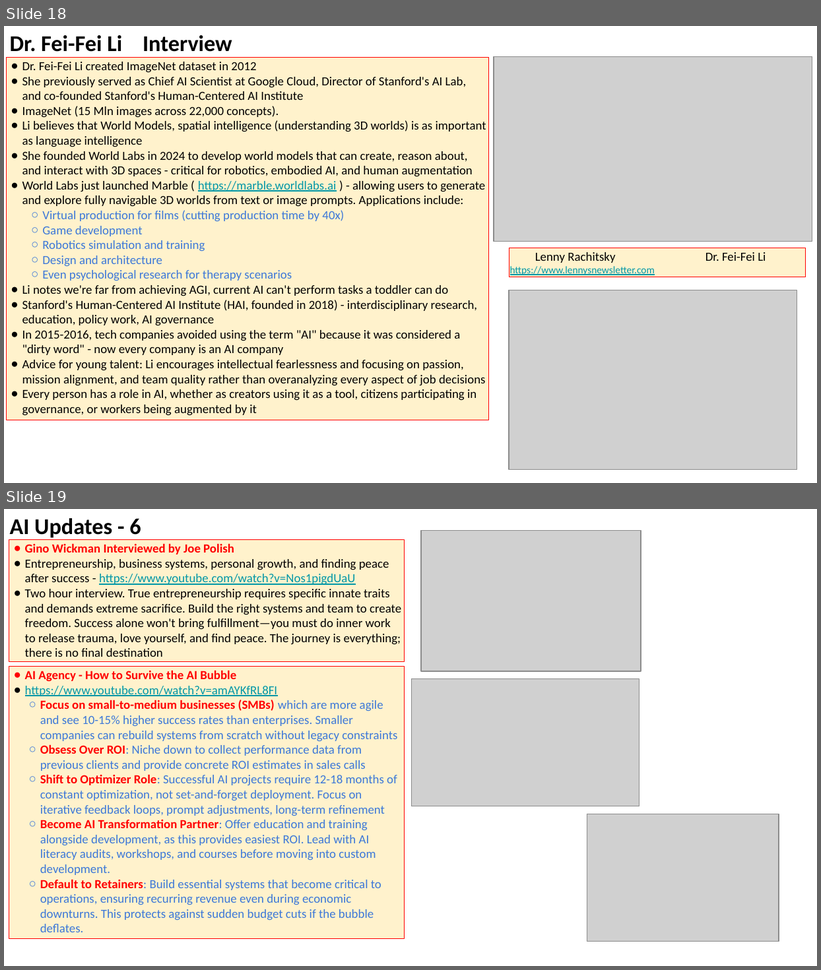
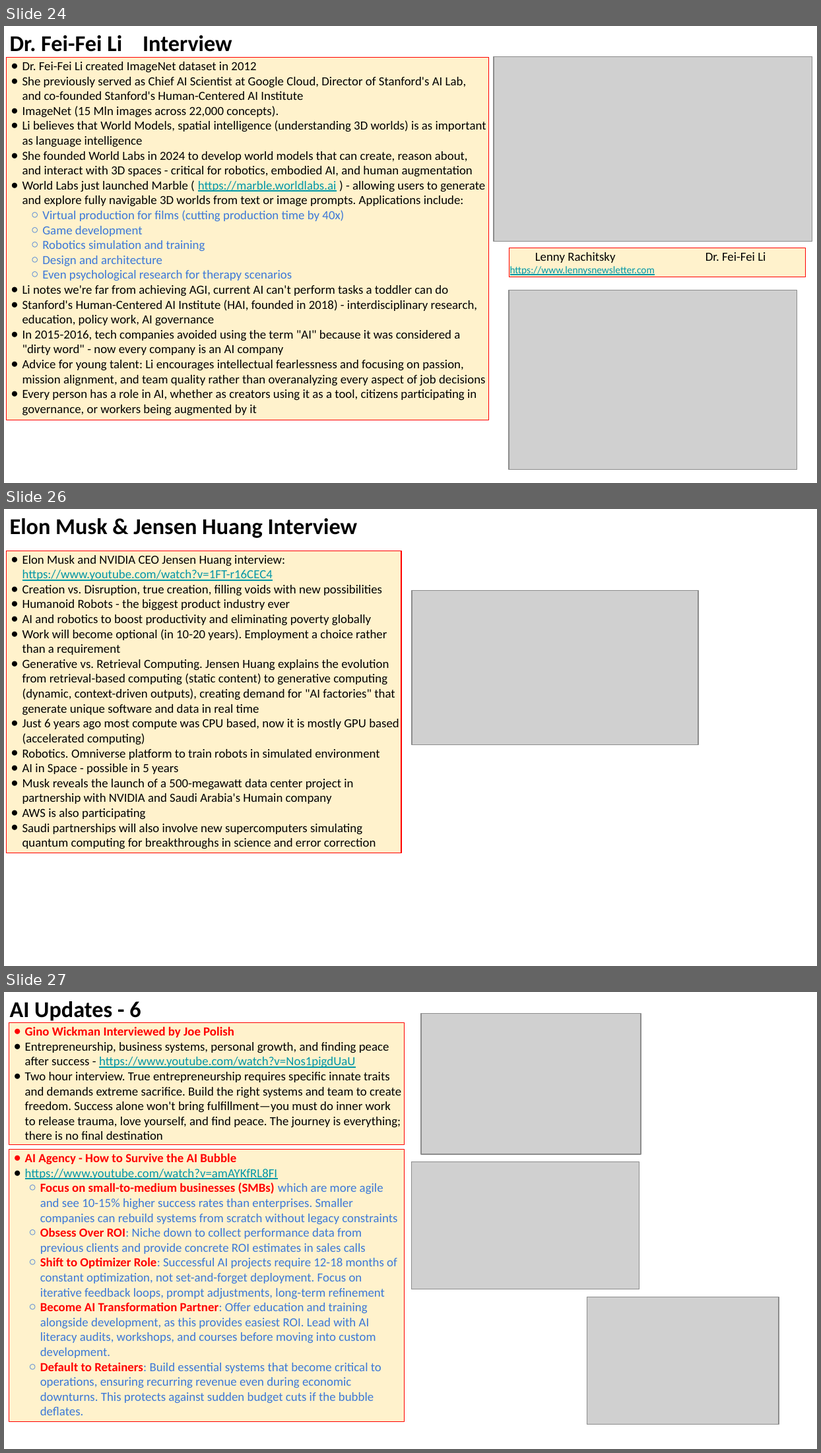
Before and after one commit to lselector/seminar, a slide deck: 2025/2025-11-21-AI-Updates.pptx. Shown one above the other, each under a label of ours: slides 18 and 19 before the commit, slides 24, 26 and 27 after it; the slides between them are not shown. The pictures are 821x970 and 821x1453 pixels, drawn with LibreOffice and Linux fonts; fonts in the diff are those of the drawing; grey boxes stand for pictures. Boxes give left, top, right and bottom in pixels: in the first picture for what was removed or moved away, otherwise in the second. Text is boxed around its words. In the diff, an @@ line names an element or a change of style, - is before the commit and + after.

```diff
--- a/2025/2025-11-21-AI-Updates.pptx
+++ b/2025/2025-11-21-AI-Updates.pptx
@@ slide 26 added at [4, 509, 817, 966], background #FFFFFF @@
@@ text added at [10, 518, 358, 538], 20 pt, text #000000, bold @@
+Elon Musk & Jensen Huang Interview
@@ rectangle added at [7, 551, 401, 853], fill #FFF2CC, outline #FF0000 0.75 pt, 11 pt, text #000000 @@
+● Elon Musk and NVIDIA CEO Jensen Huang interview:
+  https://www.youtube.com/watch?v=1FT-r16CEC4
+● Creation vs. Disruption, true creation, filling voids with new possibilities
+● Humanoid Robots - the biggest product industry ever
+● AI and robotics to boost productivity and eliminating poverty globally
+● Work will become optional (in 10-20 years). Employment a choice rather than a requirement
+● Generative vs. Retrieval Computing. Jensen Huang explains the evolution from retrieval-based computing (static content) to generative computing (dynamic, context-driven outputs), creating demand for "AI factories" that generate unique software and data in real time
+● Just 6 years ago most compute was CPU based, now it is mostly GPU based (accelerated computing)
+● Robotics. Omniverse platform to train robots in simulated environment
+● AI in Space - possible in 5 years
+● Musk reveals the launch of a 500-megawatt data center project in partnership with NVIDIA and Saudi Arabia's Humain company
+● AWS is also participating
+● Saudi partnerships will also involve new supercomputers simulating quantum computing for breakthroughs in science and error correction
@@ picture added at [412, 590, 698, 745] @@
@@ what was slide 18 is now slide 24 @@
@@ what was slide 19 is now slide 27 @@
```
Also in this commit, not shown: 7 slides changed, 7 other slides added.
